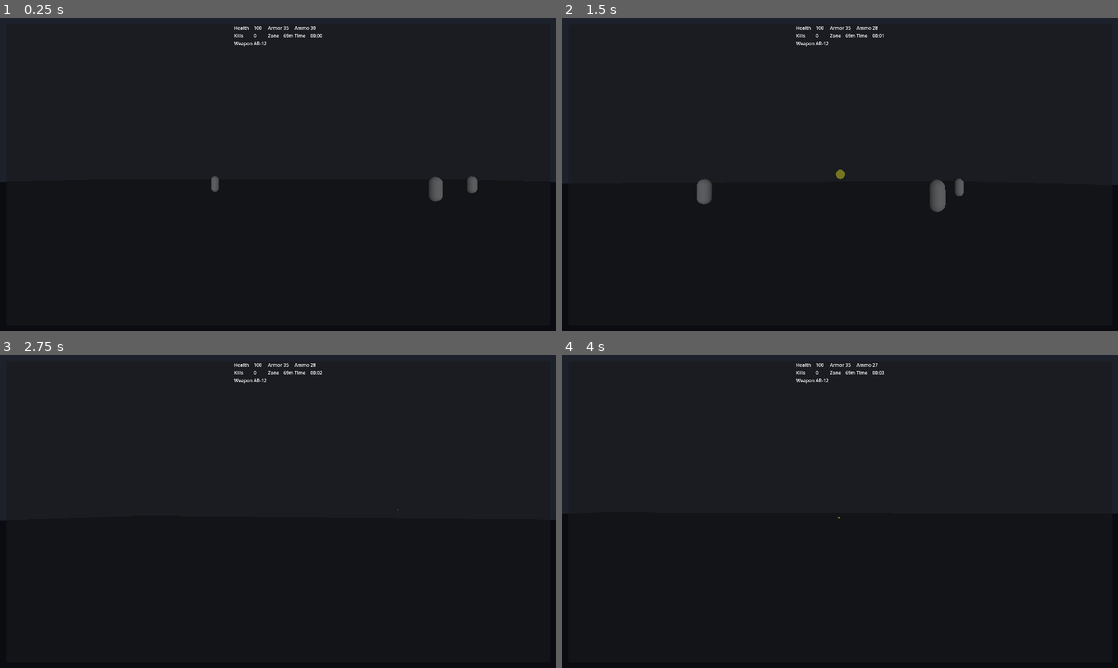
Above: before the commit, frames 1-4 (two rows, left to right).
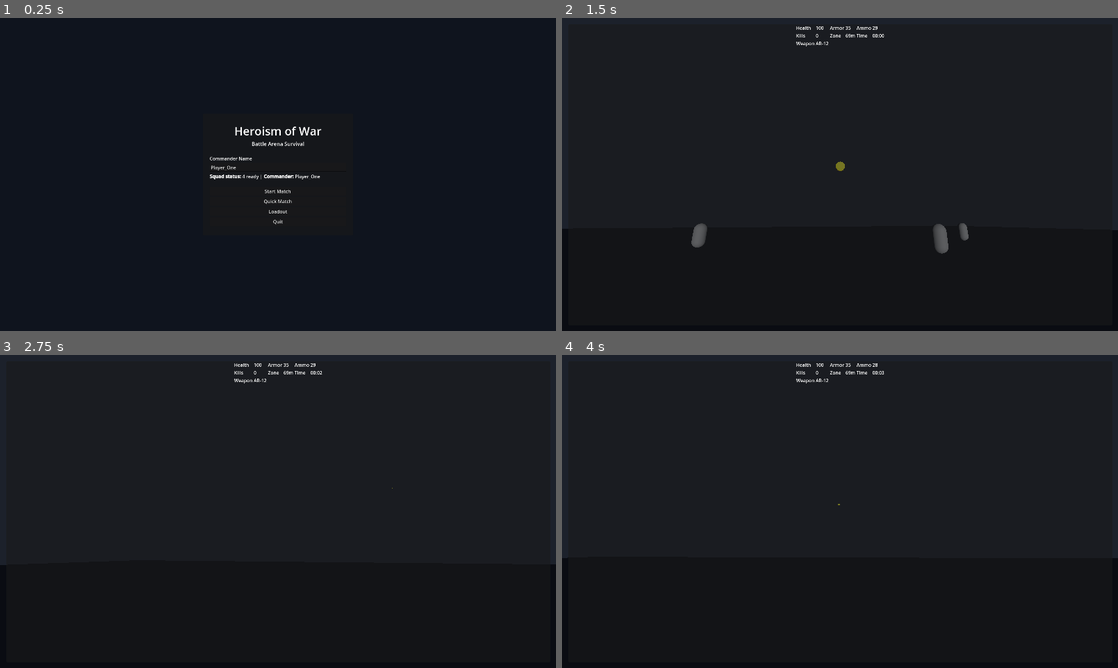
Above: after the commit, the same moments.

Repository: unkn0wn-120911/Heroism-of-war
Game: Godot game, scene res://scenes/MainMenu.tscn
Same seed, same stepped clock (60 frames per second), same inputs: the game is played once before the commit and once after it. Before the commit the project starts from res://scenes/Main.tscn.
Inputs (mouse positions are in pixels of both pictures, inside the frame that each line leads up to):
- Up to frame 1 (0.25 s): no input
- Up to frame 2 (1.5 s): click (840, 202) at 0.5 s, where only the run after the commit has a clickable "Quick Match"; tap Enter at 1.25 s; move the mouse to (867, 174) at 1.27 s; hold W (move_forward) from 1.28 s (still down); hold Shift (boost) from 1.28 s (still down); click (867, 174) at 1.42 s
- Up to frame 3 (2.75 s): keep holding W (move_forward); tap Space (jump) at 1.52, 2.27 s; tap Enter at 1.55, 2.1 s; move the mouse to (250, 511) at 2.02 s; release Shift (boost) at 2.03 s; tap Shift (boost) at 2.3 s
- Up to frame 4 (4 s): keep holding W (move_forward); move the mouse to (851, 505) at 2.77 s; hold Shift (boost) 2.78-3.53 s; tap Enter at 3.05 s; tap Space (jump) at 3.5, 3.77 s; move the mouse to (834, 517) at 3.52 s; click (834, 517) at 3.6 s; tap Shift (boost) at 3.8 s

The runs differ from the first frame. In frame 1, 1.1% of the frame differs, in the area x 37-86%, y 2-66%; in frame 2, 1.3%, in the area x 0-100%, y 2-76%; in frame 3, 0.3%; in frame 4, 0.3%.

Commit message:
Add main menu and lobby flow

Diff:
--- a/project.godot
+++ b/project.godot
@@ -4,9 +4,9 @@
 config_version=5
 
 [application]
-config/name="HeroismOfWar"
+config/name="Heroism of War"
 config/icon="res://icon.svg"
-run/main_scene="res://scenes/Main.tscn"
+run/main_scene="res://scenes/MainMenu.tscn"
 config/features=PackedStringArray("4.2")
 boot_splash/show_image=false
 boot_splash/bg_color=Color(0.06, 0.06, 0.08, 1)
--- /dev/null
+++ b/scenes/MainMenu.tscn
@@ -0,0 +1,96 @@
+[gd_scene load_steps=2 format=3]
+
+[ext_resource type="Script" path="res://scripts/MainMenu.gd" id="1_j1s2d"]
+
+[node name="MainMenu" type="Control"]
+layout_mode = 3
+anchors_preset = 15
+anchor_right = 1.0
+anchor_bottom = 1.0
+grow_horizontal = 2
+grow_vertical = 2
+script = ExtResource("1_j1s2d")
+
+[node name="Background" type="ColorRect" parent="."]
+layout_mode = 1
+anchors_preset = 15
+anchor_right = 1.0
+anchor_bottom = 1.0
+grow_horizontal = 2
+grow_vertical = 2
+color = Color(0.06, 0.08, 0.12, 1)
+
+[node name="Center" type="CenterContainer" parent="."]
+layout_mode = 1
+anchors_preset = 15
+anchor_right = 1.0
+anchor_bottom = 1.0
+grow_horizontal = 2
+grow_vertical = 2
+
+[node name="Panel" type="PanelContainer" parent="Center"]
+custom_minimum_size = Vector2(520, 420)
+layout_mode = 2
+
+[node name="Margin" type="MarginContainer" parent="Center/Panel"]
+layout_mode = 2
+theme_override_constants/margin_left = 24
+theme_override_constants/margin_top = 24
+theme_override_constants/margin_right = 24
+theme_override_constants/margin_bottom = 24
+
+[node name="VBox" type="VBoxContainer" parent="Center/Panel/Margin"]
+layout_mode = 2
+alignment = 1
+size_flags_vertical = 3
+
+[node name="Title" type="Label" parent="Center/Panel/Margin/VBox"]
+layout_mode = 2
+text = "Heroism of War"
+horizontal_alignment = 1
+theme_override_font_sizes/font_size = 40
+
+[node name="Subtitle" type="Label" parent="Center/Panel/Margin/VBox"]
+layout_mode = 2
+text = "Battle Arena Survival"
+horizontal_alignment = 1
+theme_override_font_sizes/font_size = 18
+
+[node name="Spacer1" type="Control" parent="Center/Panel/Margin/VBox"]
+custom_minimum_size = Vector2(0, 18)
+layout_mode = 2
+
+[node name="PlayerNameLabel" type="Label" parent="Center/Panel/Margin/VBox"]
+layout_mode = 2
+text = "Commander Name"
+
+[node name="PlayerName" type="LineEdit" parent="Center/Panel/Margin/VBox"]
+layout_mode = 2
+text = "Player_One"
+placeholder_text = "Enter name"
+
+[node name="LobbyStatus" type="RichTextLabel" parent="Center/Panel/Margin/VBox"]
+layout_mode = 2
+bbcode_enabled = true
+fit_content = true
+text = "[b]Squad status:[/b] 4 ready | [b]Commander:[/b] Player_One"
+
+[node name="Spacer2" type="Control" parent="Center/Panel/Margin/VBox"]
+custom_minimum_size = Vector2(0, 16)
+layout_mode = 2
+
+[node name="StartButton" type="Button" parent="Center/Panel/Margin/VBox"]
+layout_mode = 2
+text = "Start Match"
+
+[node name="QuickMatchButton" type="Button" parent="Center/Panel/Margin/VBox"]
+layout_mode = 2
+text = "Quick Match"
+
+[node name="LoadoutButton" type="Button" parent="Center/Panel/Margin/VBox"]
+layout_mode = 2
+text = "Loadout"
+
+[node name="QuitButton" type="Button" parent="Center/Panel/Margin/VBox"]
+layout_mode = 2
+text = "Quit"
--- /dev/null
+++ b/scripts/MainMenu.gd
@@ -0,0 +1,44 @@
+extends Control
+
+@onready var player_name_edit: LineEdit = $Center/Panel/Margin/VBox/PlayerName
+@onready var lobby_status: RichTextLabel = $Center/Panel/Margin/VBox/LobbyStatus
+@onready var start_button: Button = $Center/Panel/Margin/VBox/StartButton
+@onready var quick_button: Button = $Center/Panel/Margin/VBox/QuickMatchButton
+@onready var loadout_button: Button = $Center/Panel/Margin/VBox/LoadoutButton
+@onready var quit_button: Button = $Center/Panel/Margin/VBox/QuitButton
+
+func _ready() -> void:
+    if player_name_edit.text.strip_edges().is_empty():
+        player_name_edit.text = "Player_One"
+
+    start_button.pressed.connect(_on_start_match_pressed)
+    quick_button.pressed.connect(_on_quick_match_pressed)
+    loadout_button.pressed.connect(_on_loadout_pressed)
+    quit_button.pressed.connect(_on_quit_pressed)
+
+    update_lobby_status()
+
+func update_lobby_status() -> void:
+    var player_name = player_name_edit.text.strip_edges()
+    if player_name.is_empty():
+        player_name = "Player_One"
+
+    lobby_status.text = "[b]Squad status:[/b] 4 ready | [b]Commander:[/b] %s" % player_name
+
+func _on_start_match_pressed() -> void:
+    update_lobby_status()
+    get_tree().change_scene_to_file("res://scenes/Main.tscn")
+
+func _on_quick_match_pressed() -> void:
+    update_lobby_status()
+    get_tree().change_scene_to_file("res://scenes/Main.tscn")
+
+func _on_loadout_pressed() -> void:
+    lobby_status.text = "[b]Loadout:[/b] AR-12 equipped | Armor kit ready | Vehicle boost online"
+
+func _on_quit_pressed() -> void:
+    get_tree().quit()
+
+func _input(event: InputEvent) -> void:
+    if event is InputEventKey and event.pressed and event.keycode == KEY_ENTER:
+        _on_start_match_pressed()
